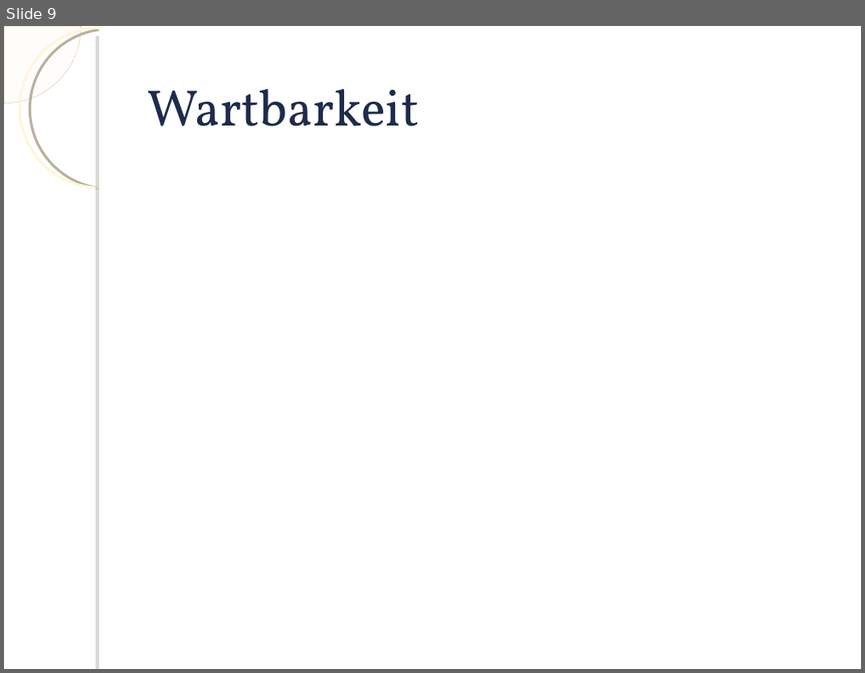
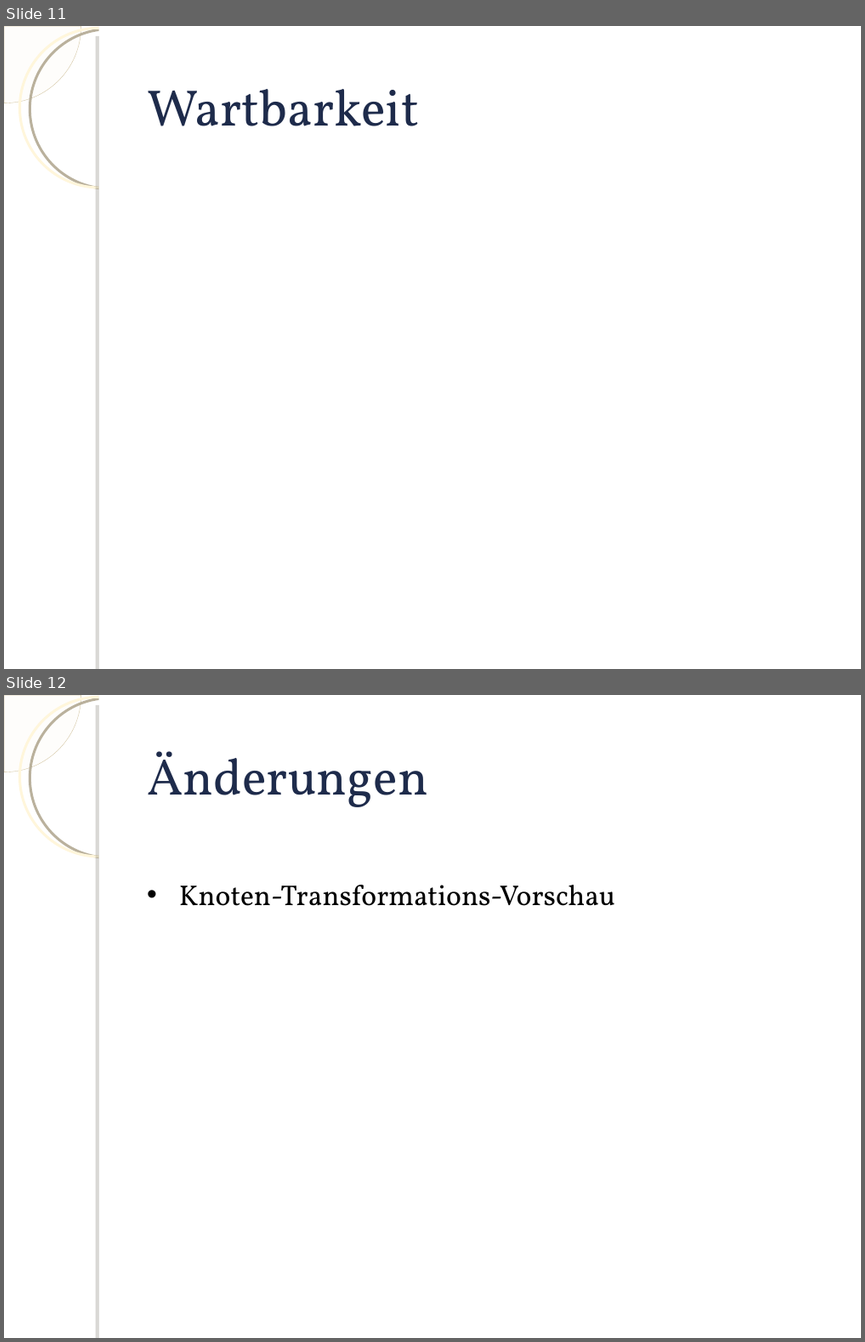
Before and after one commit to knot3/knot3-qualitaetssicherung, a slide deck: Praesentation/Praesentation.ppt. Shown one above the other, each under a label of ours: slide 9 before the commit, slides 11 and 12 after it. The pictures are 865x673 and 865x1342 pixels, drawn with LibreOffice and Linux fonts; fonts in the diff are those of the drawing; background and template pictures are left out. Boxes give left, top, right and bottom in pixels: in the first picture for what was removed or moved away, otherwise in the second. Text is boxed around its words. In the diff, an @@ line names an element or a change of style, - is before the commit and + after.

```diff
--- a/Praesentation/Praesentation.ppt
+++ b/Praesentation/Praesentation.ppt
@@ slide 12 added at <box>4,695,861,1338</box>, background picture (left out); not listed: 4 template elements that a slide beside it also shows @@
@@ title added at <box>147,751,428,807</box>, 43 pt, text #1E2B4B @@
+Änderungen
@@ text added at <box>179,885,615,906</box>, 24 pt, text #000000 @@
+• Knoten-Transformations-Vorschau
@@ what was slide 9 is now slide 11 @@
```
Also in this commit, not shown: 1 slide changed, 6 other slides added, 1 slide removed.
